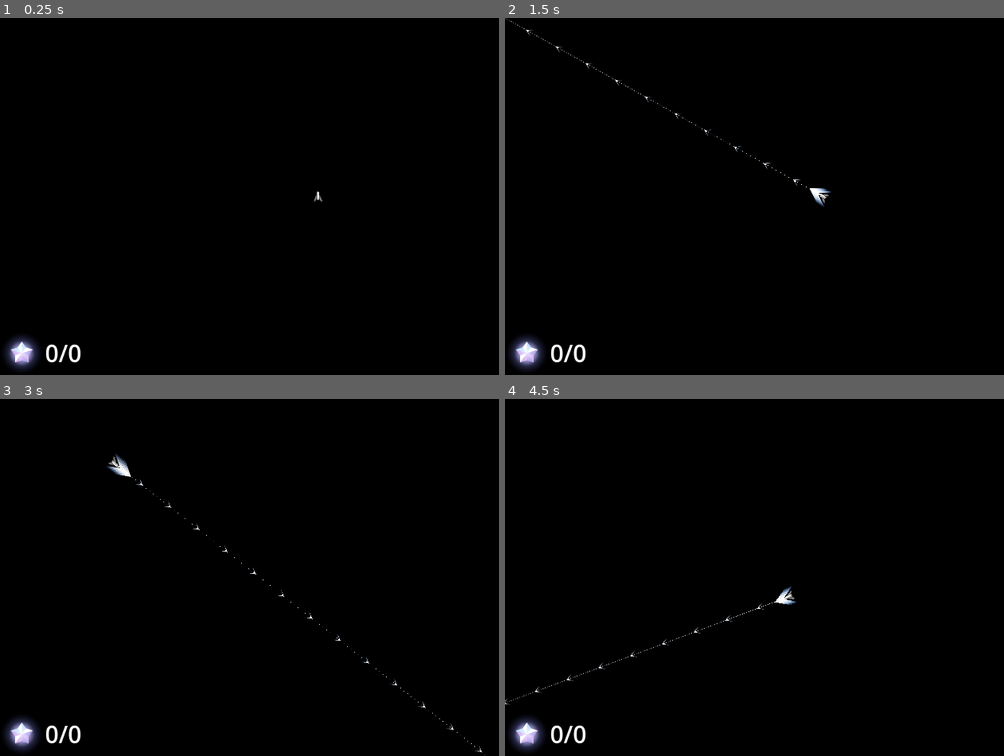
Above: before the commit, frames 1-4 (two rows, left to right).
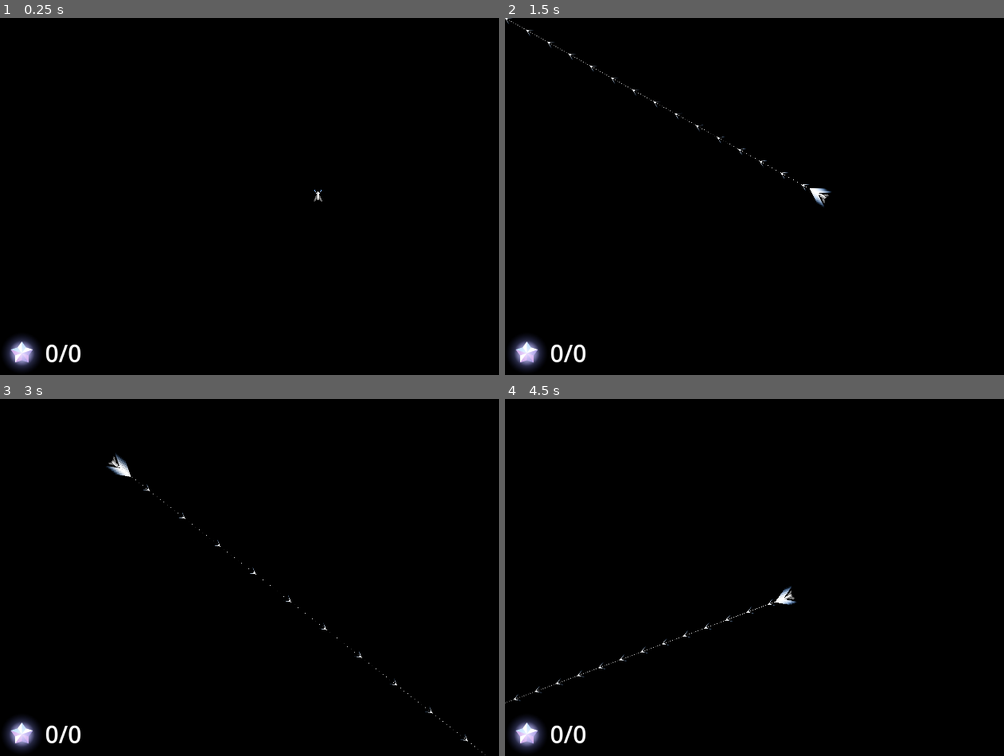
Above: after the commit, the same moments.

Repository: revanj/AstronautAndOrbit
Game: Godot game, scene res://LevelBase.tscn
The game is run twice, just before and just after one commit, with the same random seed, the same clock (stepped at 60 frames per second) and the same inputs.
Inputs (mouse positions are in pixels of both pictures, inside the frame that each line leads up to):
- Up to frame 1 (0.25 s): no input
- Up to frame 2 (1.5 s): tap Enter at 0.5 s; move the mouse to (964, 178) at 0.52 s; hold D (thruster_right_turn) 0.53-1.25 s; click (964, 178) at 0.67 s; click (964, 178) at 0.77 s; tap Space at 1.25 s; drag from (694, 214) to (789, 267) at 1.27 s
- Up to frame 3 (3 s): move the mouse to (379, 498) at 2.02 s; hold D (thruster_right_turn) 2.03-2.75 s; drag from (284, 648) to (124, 523) at 2.77 s
- Up to frame 4 (4.5 s): move the mouse to (outside the picture) at 3.52 s; hold A (thruster_left_turn) 3.53-4.25 s; click (outside the picture) at 3.77 s; tap Enter at 4.25 s; drag from (629, 523) to (729, 488) at 4.27 s

The runs differ from the first frame. In frame 1, less than 0.1% of the frame differs, in the area x 62-65%, y 48-50%; in frame 2, 0.1%, in the area x 0-61%, y 0-49%; in frame 3, 0.1%; in frame 4, 0.1%.

Commit message:
slightly change draw arrows

Diff:
--- a/Spaceship.gd
+++ b/Spaceship.gd
@@ -88,7 +88,7 @@
 	star_field.trajectory_data = star_field.get_trajectory(
 		spaceship.global_position,
 		spaceship.display_velocity,
-		200, 1.0/30.0, 100)
+		200, 1.0/30.0, 10)
 	move_and_slide()
 
 func turn_heading(rad):
--- a/StarFields.gd
+++ b/StarFields.gd
@@ -49,7 +49,7 @@
 		var s = current_vel * dt
 		current_point = current_point + s
 		current_vel = current_vel + get_field_at(current_point) * dt
-		s_accumulate += s.length()
+		s_accumulate += 1
 		if s_accumulate >= ds:
 			arrow_pos.push_back(current_point)
 			arrow_directions.push_back(current_vel)
